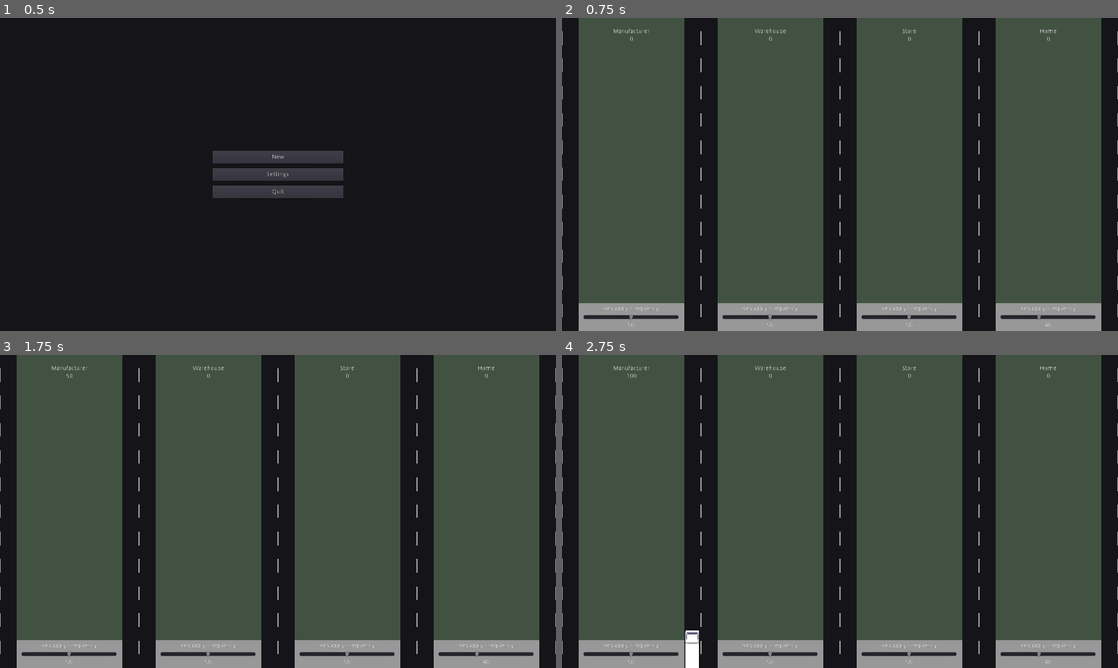
Above: before the commit, frames 1-4 (two rows, left to right).
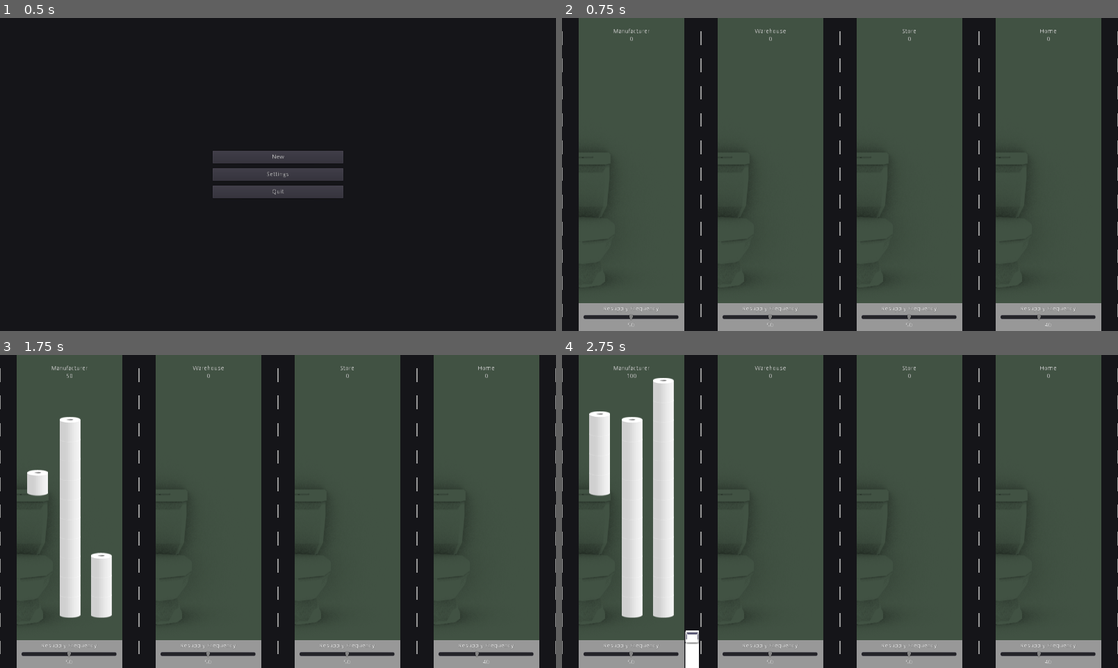
Above: after the commit, the same moments.

Repository: kevinlights/supply-chain
Game: Godot game, scene res://gui/menu.tscn
Two runs of this game, one before a commit and one after it. Both use one fixed random seed, a clock stepped at 60 frames per second and the inputs below.
Inputs:
- Up to frame 1 (0.5 s): no input
- Up to frame 2 (0.75 s): click "New" at 0.5 s
- Up to frame 3 (1.75 s): tap Enter at 1.25 s
- Up to frame 4 (2.75 s): tap Space at 2 s

Frame 1 is identical in both runs. In frame 2, 0.3% of the frame differs, in the area x 3-83%, y 44-87%; in frame 3, 3.7%; in frame 4, 6.5%, in the area x 3-83%, y 7-87%.

Commit message:
First pass on visual stock indicators

Diff:
--- /dev/null
+++ b/game_entities/supply_point/HomeAnchors.tscn
@@ -0,0 +1,272 @@
+[gd_scene load_steps=3 format=2]
+
+[ext_resource path="res://game_entities/supply_point/toilet.png" type="Texture" id=1]
+[ext_resource path="res://game_entities/supply_point/stock_item.png" type="Texture" id=2]
+
+[node name="AnchorBackground" type="TextureRect"]
+margin_right = 40.0
+margin_bottom = 40.0
+texture = ExtResource( 1 )
+__meta__ = {
+"_edit_use_anchors_": false
+}
+
+[node name="StockItem00" type="TextureRect" parent="."]
+margin_left = 24.0
+margin_top = 264.0
+margin_right = 72.0
+margin_bottom = 324.0
+texture = ExtResource( 2 )
+__meta__ = {
+"_edit_use_anchors_": false
+}
+
+[node name="StockItem01" type="TextureRect" parent="."]
+margin_left = 98.0
+margin_top = 545.0
+margin_right = 146.0
+margin_bottom = 605.0
+texture = ExtResource( 2 )
+__meta__ = {
+"_edit_use_anchors_": false
+}
+
+[node name="StockItem02" type="TextureRect" parent="."]
+margin_left = 98.0
+margin_top = 500.0
+margin_right = 146.0
+margin_bottom = 560.0
+texture = ExtResource( 2 )
+__meta__ = {
+"_edit_use_anchors_": false
+}
+
+[node name="StockItem03" type="TextureRect" parent="."]
+margin_left = 98.0
+margin_top = 455.0
+margin_right = 146.0
+margin_bottom = 515.0
+texture = ExtResource( 2 )
+__meta__ = {
+"_edit_use_anchors_": false
+}
+
+[node name="StockItem04" type="TextureRect" parent="."]
+margin_left = 98.0
+margin_top = 411.0
+margin_right = 146.0
+margin_bottom = 471.0
+texture = ExtResource( 2 )
+__meta__ = {
+"_edit_use_anchors_": false
+}
+
+[node name="StockItem05" type="TextureRect" parent="."]
+margin_left = 98.0
+margin_top = 366.0
+margin_right = 146.0
+margin_bottom = 426.0
+texture = ExtResource( 2 )
+__meta__ = {
+"_edit_use_anchors_": false
+}
+
+[node name="StockItem06" type="TextureRect" parent="."]
+margin_left = 98.0
+margin_top = 321.0
+margin_right = 146.0
+margin_bottom = 381.0
+texture = ExtResource( 2 )
+__meta__ = {
+"_edit_use_anchors_": false
+}
+
+[node name="StockItem07" type="TextureRect" parent="."]
+margin_left = 98.0
+margin_top = 276.0
+margin_right = 146.0
+margin_bottom = 336.0
+texture = ExtResource( 2 )
+__meta__ = {
+"_edit_use_anchors_": false
+}
+
+[node name="StockItem08" type="TextureRect" parent="."]
+margin_left = 98.0
+margin_top = 231.0
+margin_right = 146.0
+margin_bottom = 291.0
+texture = ExtResource( 2 )
+__meta__ = {
+"_edit_use_anchors_": false
+}
+
+[node name="StockItem09" type="TextureRect" parent="."]
+margin_left = 98.0
+margin_top = 187.0
+margin_right = 146.0
+margin_bottom = 247.0
+texture = ExtResource( 2 )
+__meta__ = {
+"_edit_use_anchors_": false
+}
+
+[node name="StockItem10" type="TextureRect" parent="."]
+margin_left = 98.0
+margin_top = 142.0
+margin_right = 146.0
+margin_bottom = 202.0
+texture = ExtResource( 2 )
+__meta__ = {
+"_edit_use_anchors_": false
+}
+
+[node name="StockItem11" type="TextureRect" parent="."]
+margin_left = 170.0
+margin_top = 545.0
+margin_right = 218.0
+margin_bottom = 605.0
+texture = ExtResource( 2 )
+__meta__ = {
+"_edit_use_anchors_": false
+}
+
+[node name="StockItem12" type="TextureRect" parent="."]
+margin_left = 170.0
+margin_top = 500.0
+margin_right = 218.0
+margin_bottom = 560.0
+texture = ExtResource( 2 )
+__meta__ = {
+"_edit_use_anchors_": false
+}
+
+[node name="StockItem13" type="TextureRect" parent="."]
+margin_left = 170.0
+margin_top = 455.0
+margin_right = 218.0
+margin_bottom = 515.0
+texture = ExtResource( 2 )
+__meta__ = {
+"_edit_use_anchors_": false
+}
+
+[node name="StockItem14" type="TextureRect" parent="."]
+margin_left = 170.0
+margin_top = 411.0
+margin_right = 218.0
+margin_bottom = 471.0
+texture = ExtResource( 2 )
+__meta__ = {
+"_edit_use_anchors_": false
+}
+
+[node name="StockItem15" type="TextureRect" parent="."]
+margin_left = 170.0
+margin_top = 366.0
+margin_right = 218.0
+margin_bottom = 426.0
+texture = ExtResource( 2 )
+__meta__ = {
+"_edit_use_anchors_": false
+}
+
+[node name="StockItem16" type="TextureRect" parent="."]
+margin_left = 170.0
+margin_top = 321.0
+margin_right = 218.0
+margin_bottom = 381.0
+texture = ExtResource( 2 )
+__meta__ = {
+"_edit_use_anchors_": false
+}
+
+[node name="StockItem17" type="TextureRect" parent="."]
+margin_left = 170.0
+margin_top = 276.0
+margin_right = 218.0
+margin_bottom = 336.0
+texture = ExtResource( 2 )
+__meta__ = {
+"_edit_use_anchors_": false
+}
+
+[node name="StockItem18" type="TextureRect" parent="."]
+margin_left = 170.0
+margin_top = 231.0
+margin_right = 218.0
+margin_bottom = 291.0
+texture = ExtResource( 2 )
+__meta__ = {
+"_edit_use_anchors_": false
+}
+
+[node name="StockItem19" type="TextureRect" parent="."]
+margin_left = 170.0
+margin_top = 187.0
+margin_right = 218.0
+margin_bottom = 247.0
+texture = ExtResource( 2 )
+__meta__ = {
+"_edit_use_anchors_": false
+}
+
+[node name="StockItem20" type="TextureRect" parent="."]
+margin_left = 170.0
+margin_top = 142.0
+margin_right = 218.0
+margin_bottom = 202.0
+texture = ExtResource( 2 )
+__meta__ = {
+"_edit_use_anchors_": false
+}
+
+[node name="StockItem21" type="TextureRect" parent="."]
+margin_left = 170.0
+margin_top = 97.0
+margin_right = 218.0
+margin_bottom = 157.0
+texture = ExtResource( 2 )
+__meta__ = {
+"_edit_use_anchors_": false
+}
+
+[node name="StockItem22" type="TextureRect" parent="."]
+margin_left = 170.0
+margin_top = 52.0
+margin_right = 218.0
+margin_bottom = 112.0
+texture = ExtResource( 2 )
+__meta__ = {
+"_edit_use_anchors_": false
+}
+
+[node name="StockItem23" type="TextureRect" parent="."]
+margin_left = 24.0
+margin_top = 219.0
+margin_right = 72.0
+margin_bottom = 279.0
+texture = ExtResource( 2 )
+__meta__ = {
+"_edit_use_anchors_": false
+}
+
+[node name="StockItem24" type="TextureRect" parent="."]
+margin_left = 24.0
+margin_top = 174.0
+margin_right = 72.0
+margin_bottom = 234.0
+texture = ExtResource( 2 )
+__meta__ = {
+"_edit_use_anchors_": false
+}
+
+[node name="StockItem25" type="TextureRect" parent="."]
+margin_left = 24.0
+margin_top = 129.0
+margin_right = 72.0
+margin_bottom = 189.0
+texture = ExtResource( 2 )
+__meta__ = {
+"_edit_use_anchors_": false
+}
--- a/game_entities/supply_point/SupplyPoint.gd
+++ b/game_entities/supply_point/SupplyPoint.gd
@@ -16,6 +16,10 @@
 var upstream : Node
 var downstream : Node
 var demand_slider : HSlider
+var should_update_indicators : bool
+var stock_indicator_count : int
+var stock_indicator_anchor : TextureRect
+var stock_indicator_value : float
 
 # Temporary
 var demand_factor : float
@@ -63,10 +67,31 @@
 	demand_factor = 1.0
 	transit_size = -1
 	sp_name = new_name
+	stock_indicator_count = 0
+	stock_indicator_value = 1.0
+	should_update_indicators = false
 	get_node("SupplyPointVisual/VBoxContainer/Title").set_text(sp_name)
 	get_node("SupplyPointVisual/VBoxContainer/Stock").set_text(str(stock_level))
 	get_node("SupplyPointVisual/VBoxContainer/Panel/VBoxContainer/DemandValue").set_text(str(demand_level))
 	get_node("SupplyPointVisual/VBoxContainer/Panel/VBoxContainer/Demand").set_value(demand_level)
+	configure_stock_indicators()
+
+func configure_stock_indicators():
+	if has_node("SupplyPointVisual/AnchorBackground"):
+		stock_indicator_anchor = get_node("SupplyPointVisual/AnchorBackground")
+		stock_indicator_count = stock_indicator_anchor.get_child_count()
+		stock_indicator_value = 1.0 / (float(stock_indicator_count) / max_stock_level)
+		for indicator in stock_indicator_anchor.get_children():
+			indicator.visible = false
+
+func update_stock_indicators():
+	get_node("SupplyPointVisual/VBoxContainer/Stock").set_text(str(stock_level))
+	for i in range(0, stock_indicator_count):
+		if i < stock_level / stock_indicator_value:
+			stock_indicator_anchor.get_child(i).visible = true
+			#TODO: Set texture from pool of images
+		else:
+			stock_indicator_anchor.get_child(i).visible = false
 
 func set_demand_factor(value : float) -> void:
 	demand_factor = value
@@ -94,7 +119,7 @@
 # adjust_stock is a helper function to centralize all stock adjustments
 func adjust_stock(value : int) -> void:
 	stock_level = int(clamp(stock_level + value, 0, max_stock_level))
-	get_node("SupplyPointVisual/VBoxContainer/Stock").set_text(str(stock_level))
+	should_update_indicators = true
 
 # Sets the demand_level to the given value and updates the text for the level
 func update_demand(value : float) -> void:
@@ -103,6 +128,8 @@
 
 # If enough time has passed, a supply point will produce/consume/request stock
 func _process(delta):
+	if should_update_indicators:
+		update_stock_indicators()
 	counter += delta
 	if counter >= tick_rate:
 		counter -= tick_rate
--- a/game_entities/supply_point/SupplyPoint.tscn
+++ b/game_entities/supply_point/SupplyPoint.tscn
@@ -1,6 +1,7 @@
-[gd_scene load_steps=3 format=2]
+[gd_scene load_steps=4 format=2]
 
 [ext_resource path="res://game_entities/supply_point/SupplyPoint.gd" type="Script" id=1]
+[ext_resource path="res://game_entities/supply_point/HomeAnchors.tscn" type="PackedScene" id=2]
 
 [sub_resource type="StyleBoxFlat" id=1]
 
@@ -265,6 +266,8 @@
 rect_min_size = Vector2( 242, 0 )
 color = Color( 0.258824, 0.32549, 0.266667, 1 )
 
+[node name="AnchorBackground" parent="SupplyPointVisual" instance=ExtResource( 2 )]
+
 [node name="VBoxContainer" type="VBoxContainer" parent="SupplyPointVisual"]
 margin_right = 240.0
 margin_bottom = 720.0
Binary file added: game_entities/supply_point/stock_item.png
Not shown, added: game_entities/supply_point/stock_item.png.import
Binary file added: game_entities/supply_point/toilet.png
Not shown, added: game_entities/supply_point/toilet.png.import
